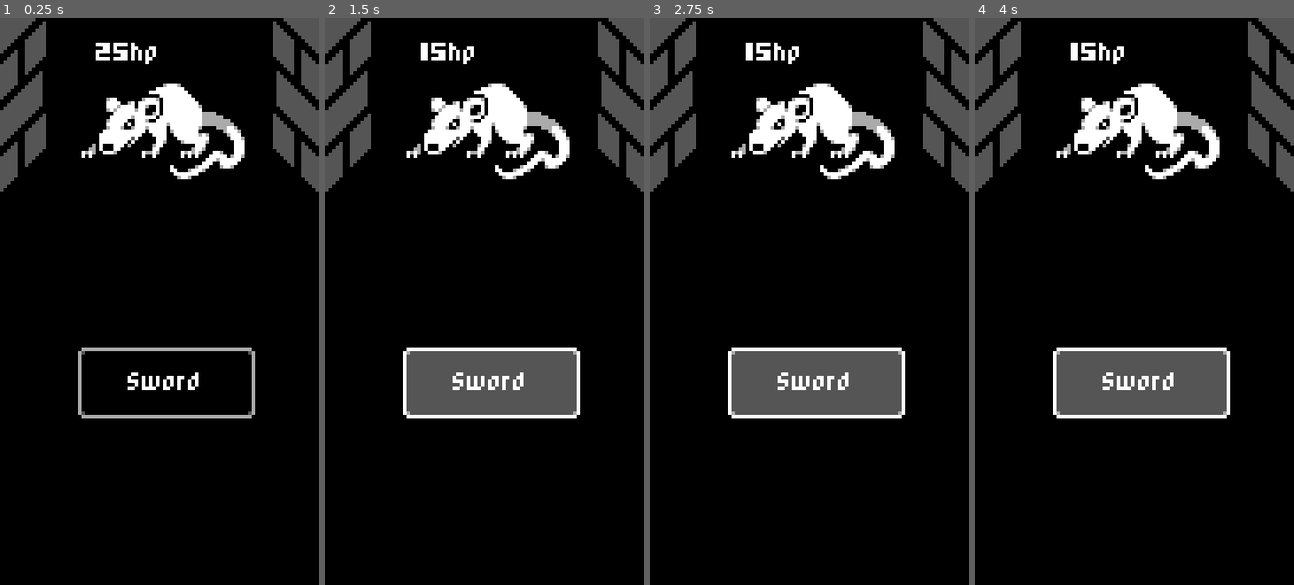
Above: before the commit, frames 1-4 (left to right).
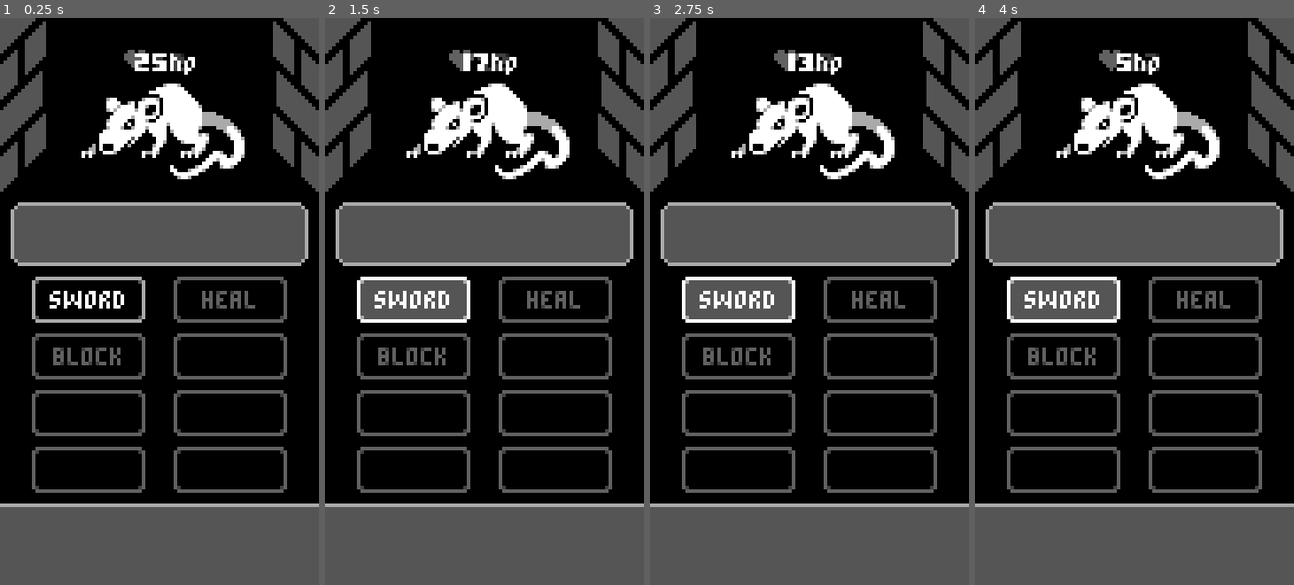
Above: after the commit, the same moments.

Repository: woliveira82/godot-mobile-rpg
Game: Godot game, scene res://Battle.tscn
Same seed, same stepped clock (60 frames per second), same inputs: the game is played once before the commit and once after it.
Inputs:
- Up to frame 1 (0.25 s): no input
- Up to frame 2 (1.5 s): click "Sword" (after the commit: "SWORD") at 0.5 s; click "Sword" (after the commit: "SWORD") at 1.25 s
- Up to frame 3 (2.75 s): click "Sword" (after the commit: "SWORD") at 2 s
- Up to frame 4 (4 s): tap Enter at 2.75 s; tap Space at 3.5 s

The runs differ from the first frame. In frame 1, 32% of the frame differs, in the area x 0-100%, y 4-100%; in frame 2, 38%; in frame 3, 38%; in frame 4, 38%.

Commit message:
fix: dynamic enemy hp

Diff:
--- a/Battle.gd
+++ b/Battle.gd
@@ -1,7 +1,7 @@
 extends Node
 
-onready var hp_label = $Enemy/HpLabel
+onready var enemy = $Enemy
 
 
 func _on_SwordButton_pressed():
-	hp_label.text = '15hp'
+	enemy.hp -= 4
--- a/Battle.tscn
+++ b/Battle.tscn
@@ -1,9 +1,10 @@
-[gd_scene load_steps=5 format=2]
+[gd_scene load_steps=6 format=2]
 
 [ext_resource path="res://assets/images/Mobile RPG Mockup.png" type="Texture" id=1]
 [ext_resource path="res://assets/images/Rat.png" type="Texture" id=2]
 [ext_resource path="res://assets/images/Dungeon.png" type="Texture" id=3]
 [ext_resource path="res://Battle.gd" type="Script" id=4]
+[ext_resource path="res://Enemy.gd" type="Script" id=5]
 
 [node name="Battle" type="Node"]
 script = ExtResource( 4 )
@@ -13,7 +14,6 @@
 texture = ExtResource( 3 )
 
 [node name="MobileRpgMockup" type="Sprite" parent="."]
-visible = false
 modulate = Color( 1, 1, 1, 0.380392 )
 position = Vector2( 45, 80 )
 texture = ExtResource( 1 )
@@ -23,28 +23,43 @@
 
 [node name="Enemy" type="Node2D" parent="."]
 position = Vector2( 46, 32 )
+script = ExtResource( 5 )
 
 [node name="Sprite" type="Sprite" parent="Enemy"]
 texture = ExtResource( 2 )
 
 [node name="HpLabel" type="Label" parent="Enemy"]
 margin_left = -19.0
-margin_top = -25.0
+margin_top = -27.0
 margin_right = 21.0
-margin_bottom = -11.0
+margin_bottom = -13.0
 text = "25hp"
+align = 1
+valign = 1
 
 [node name="UI" type="Control" parent="."]
 anchor_right = 1.011
 anchor_bottom = 1.0
 
+[node name="StatsPanel" type="Panel" parent="UI"]
+margin_left = 3.0
+margin_top = 52.0
+margin_right = 87.0
+margin_bottom = 70.0
+
 [node name="SwordButton" type="Button" parent="UI"]
 anchor_right = 1.0
 anchor_bottom = 1.0
-margin_left = 22.0
-margin_top = 93.0
-margin_right = -18.99
-margin_bottom = -47.0
-text = "Sword"
+margin_left = 9.0
+margin_top = 73.0
+margin_right = -49.99
+margin_bottom = -74.0
+text = "SWORD"
+
+[node name="TextboxPanel" type="Panel" parent="UI"]
+margin_left = -2.0
+margin_top = 137.0
+margin_right = 92.0
+margin_bottom = 162.0
 
 [connection signal="pressed" from="UI/SwordButton" to="." method="_on_SwordButton_pressed"]
--- /dev/null
+++ b/Enemy.gd
@@ -0,0 +1,11 @@
+extends Node2D
+
+
+var hp = 25 setget set_hp
+
+onready var hp_label = $HpLabel
+
+
+func set_hp(new_hp):
+	hp = new_hp
+	hp_label.text = str(hp) + 'hp'
